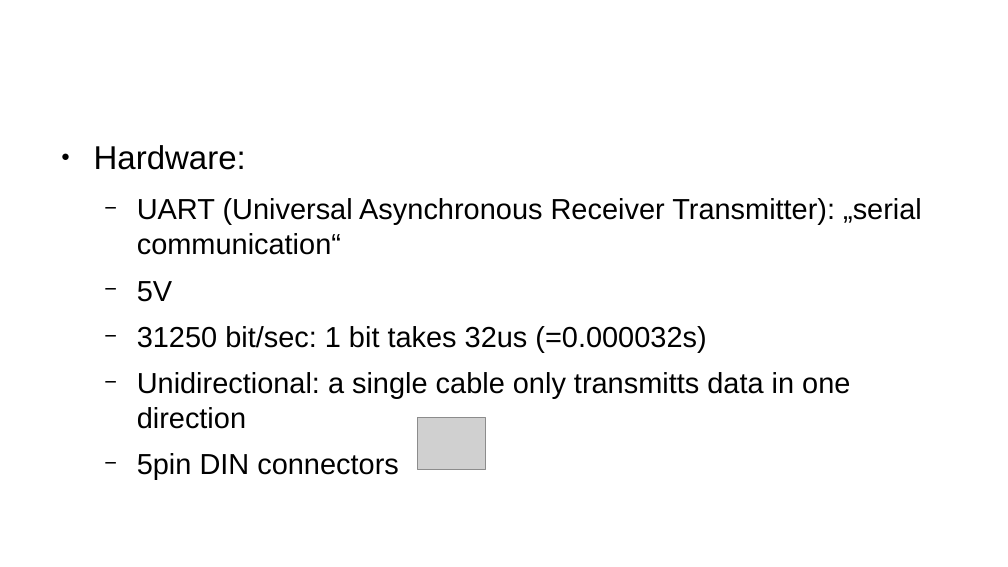
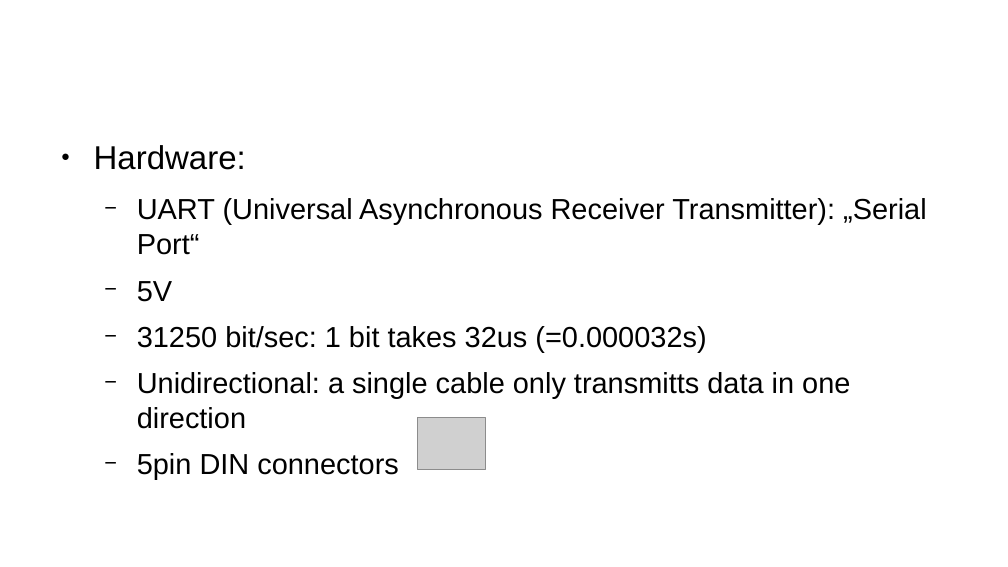
Before and after one commit to EsGeh/sgDevice, a slide deck: slide 4 of presentation/slides.odp. Drawn at 1008x567 pixels with LibreOffice and Linux fonts; fonts in the diff are those of the drawing; grey boxes stand for pictures; background and template pictures are left out. Boxes give left, top, right and bottom in pixels: in the first picture for what was removed or moved away, otherwise in the second. Text is boxed around its words. In the diff, an @@ line names an element or a change of style, - is before the commit and + after.

```diff
--- a/presentation/slides.odp
+++ b/presentation/slides.odp
@@ text at box(137, 198, 927, 255): text changed @@
-  − UART (Universal Asynchronous Receiver Transmitter): „serial communication“
+  − UART (Universal Asynchronous Receiver Transmitter): „Serial Port“
```
Also in this commit, not shown: 3 other slides changed.
